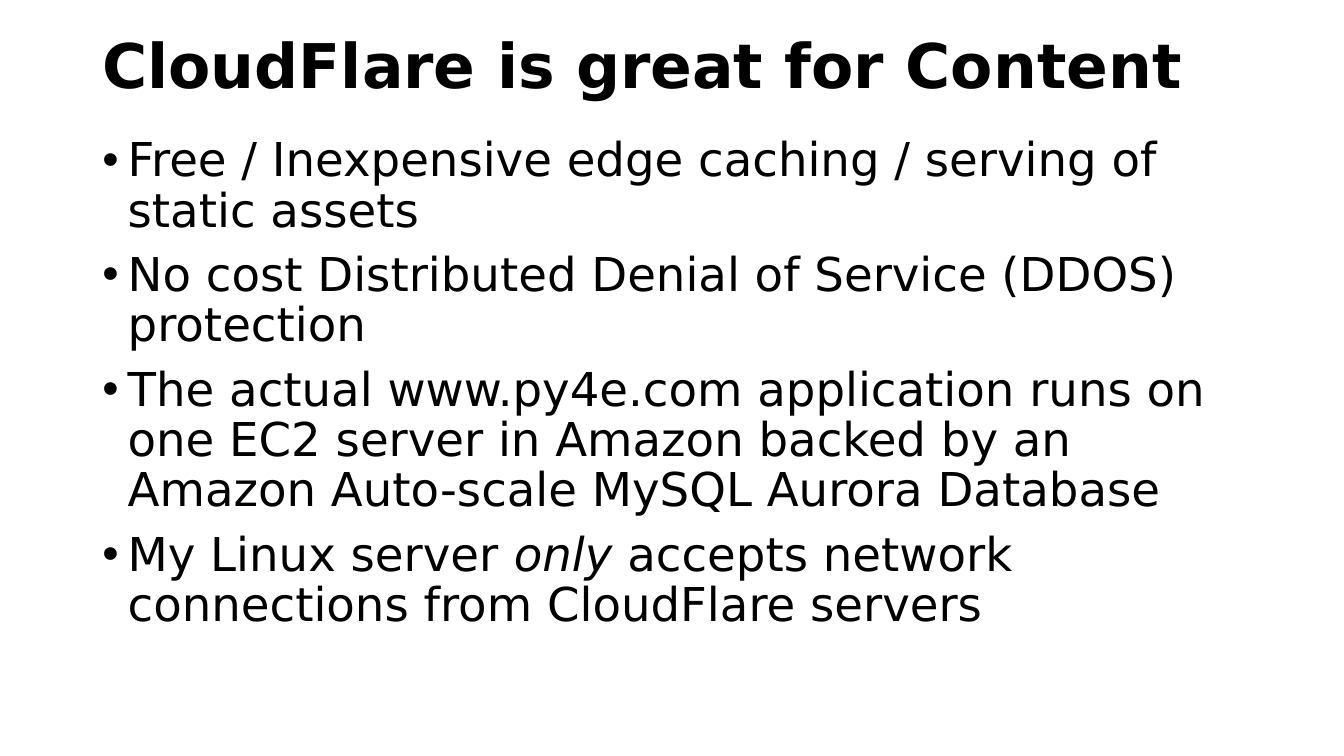
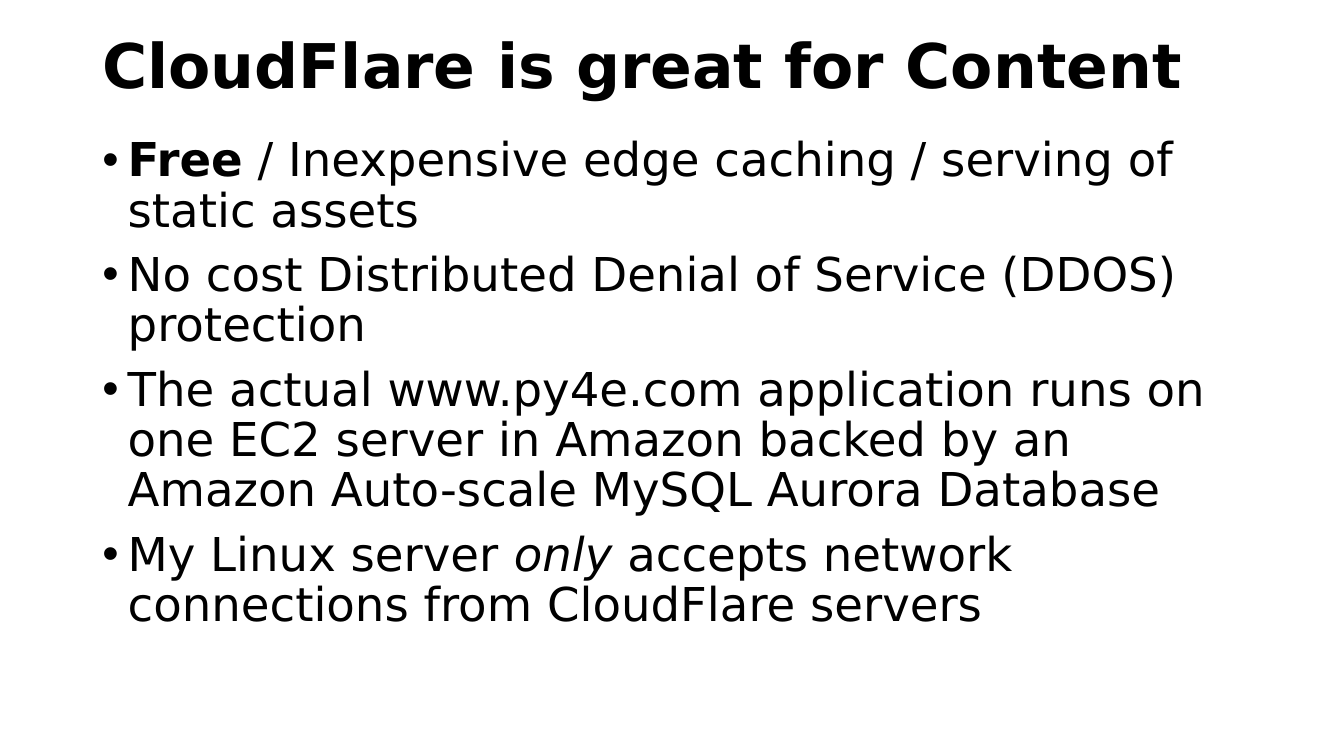
Before and after one commit to csev/pg4e, a slide deck: slide 5 of lectures/07-DenoKV.pptx. Drawn at 1344x756 pixels with LibreOffice and Linux fonts; fonts in the diff are those of the drawing. Boxes give left, top, right and bottom in pixels: in the first picture for what was removed or moved away, otherwise in the second. Text is boxed around its words. In the diff, an @@ line names an element or a change of style, - is before the commit and + after.

```diff
--- a/lectures/07-DenoKV.pptx
+++ b/lectures/07-DenoKV.pptx
@@ text at [128,140,1173,228]: bold on in "Free" @@
```
Also in this commit, not shown: 1 other slide changed, 5 slides added, 4 other files.
